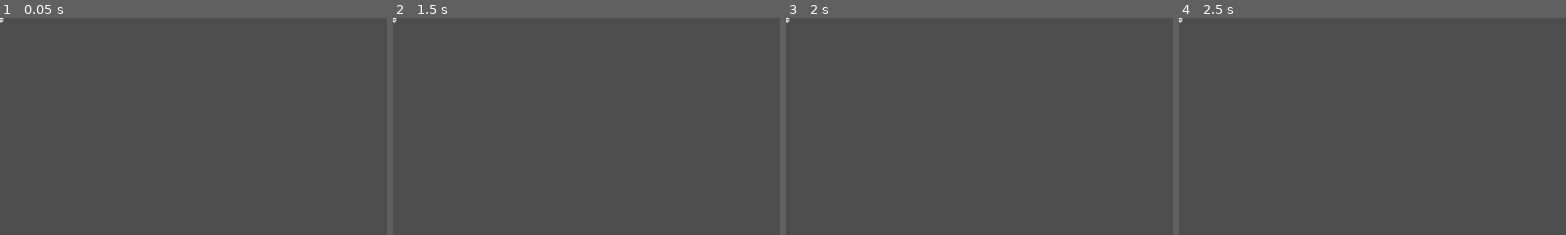
Above: before the commit, frames 1-4 (left to right).
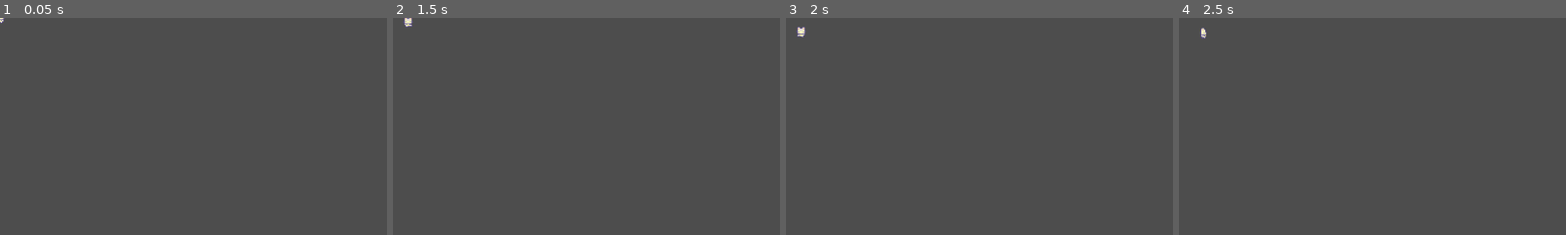
Above: after the commit, the same moments.

Repository: Starry-Nites/comfy-jam-dry-run
Game: Godot game, scene res://scenes/player/player.tscn
Two runs of this game, one before a commit and one after it. Both use one fixed random seed, a clock stepped at 60 frames per second and the inputs below.
Inputs:
- Up to frame 1 (0.05 s): no input
- Up to frame 2 (1.5 s): tap Enter at 0.5 s; hold Right (ui_right) 0.53-1.28 s; tap Space at 1.25 s; hold Down (ui_down) from 1.28 s (still down)
- Up to frame 3 (2 s): keep holding Down (ui_down)
- Up to frame 4 (2.5 s): tap Enter at 2 s; release Down (ui_down) at 2.03 s; hold Right (ui_right) from 2.03 s (still down)
The pictures show only the part of the screen within x 0-50%, y 0-50%; the shares and areas given below are measured in that part.

Frame 1 is identical in both runs. In frame 2, 0.1% of the frame differs, in the area x 0-6%, y 0-5%; in frame 3, 0.1%, in the area x 0-6%, y 0-9%; in frame 4, less than 0.1%.

Commit message:
Animations and movement are now working. Use arrow keys to move character.

Diff:
--- a/scenes/player/player.gd
+++ b/scenes/player/player.gd
@@ -1,7 +1,7 @@
 extends CharacterBody2D
 
 
-const SPEED = 300.0
+const SPEED = 30.0
 const JUMP_VELOCITY = -400.0
 
 @onready var _animated_sprite = $AnimatedSprite2D
@@ -13,18 +13,19 @@
 	var y_direction : int
 	var animation = ""
 	if Input.is_action_pressed("ui_right"):
+		print("Put a dope ass wizard tower on it")
 		x_direction = 1
 		animation = "walk_right"
-	elif Input.is_action_pressed("ui_left"):
+	if Input.is_action_pressed("ui_left"):
 		x_direction = -1
 		animation = "walk_left"
 
 	if Input.is_action_pressed("ui_down"):
-		y_direction = -1
+		y_direction = 1
 		animation = "walk_front"
 
-	elif Input.is_action_pressed("ui_up"):
-		y_direction = 1
+	if Input.is_action_pressed("ui_up"):
+		y_direction = -1
 		animation = "walk_back"
 
 	var buttons_pressed: bool = (
@@ -35,13 +36,16 @@
 	)
 
 	if ! buttons_pressed:
+		print("THIS SHIT SUCKS.")
 		x_direction = 0
 		y_direction = 0
+		animation = "idle_front"
 
-	velocity.x = x_direction * SPEED
-	velocity.y = y_direction * SPEED
+	_animated_sprite.play(animation)
+	position.x += x_direction * SPEED * delta
+	position.y += y_direction * SPEED * delta
 
-	velocity.x = move_toward(velocity.x, 0, SPEED)
-	velocity.y = move_toward(velocity.y, 0, SPEED)
+	#velocity.x = move_toward(velocity.x, 0, SPEED)
+	#velocity.y = move_toward(velocity.y, 0, SPEED)
 
 	move_and_slide()
--- a/scenes/player/player.tscn
+++ b/scenes/player/player.tscn
@@ -169,4 +169,4 @@
 [node name="AnimatedSprite2D" type="AnimatedSprite2D" parent="." unique_id=865132134]
 sprite_frames = SubResource("SpriteFrames_3j4b4")
 animation = &"idle_front"
-frame_progress = 0.14786601
+frame_progress = 0.38937575
